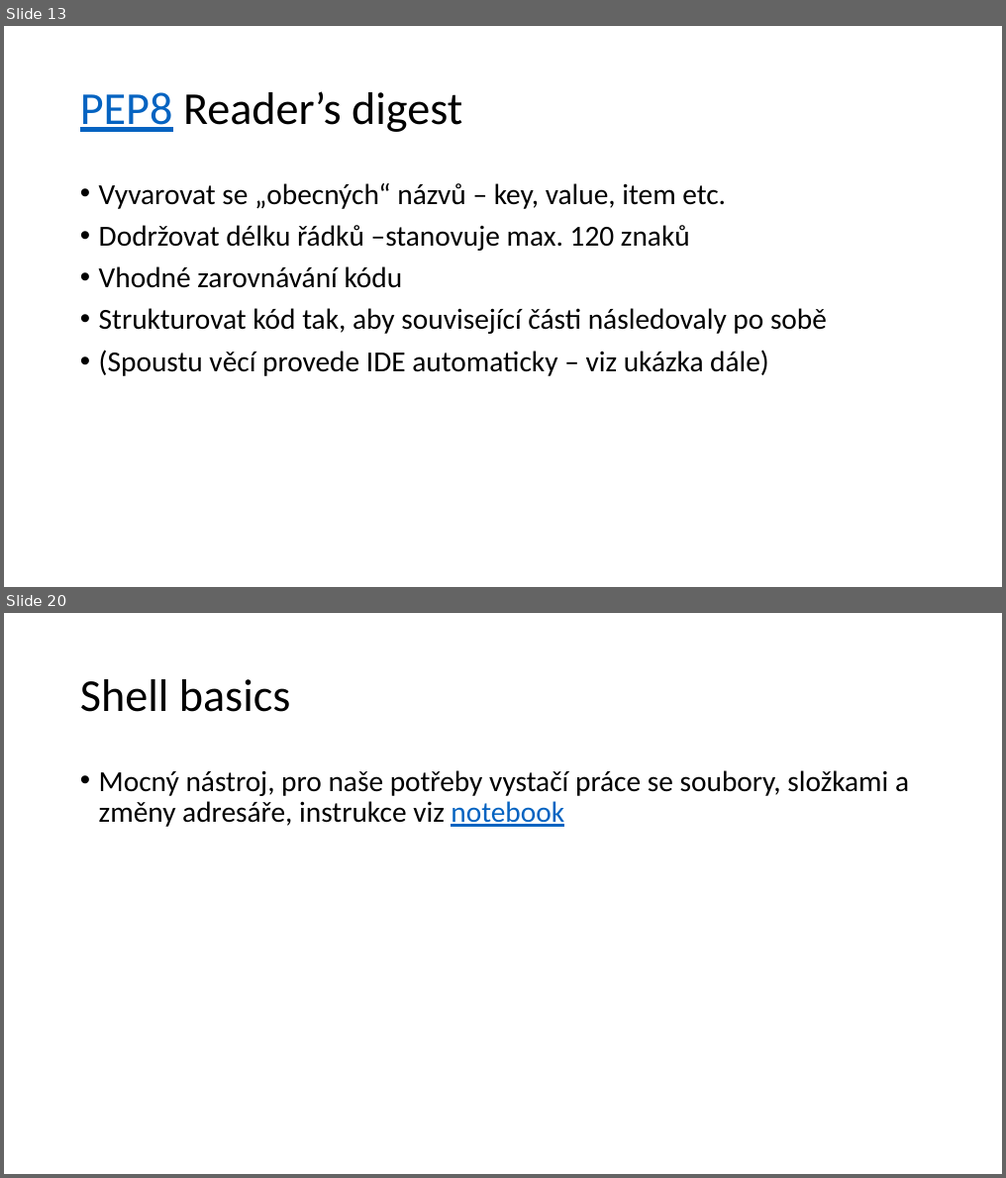
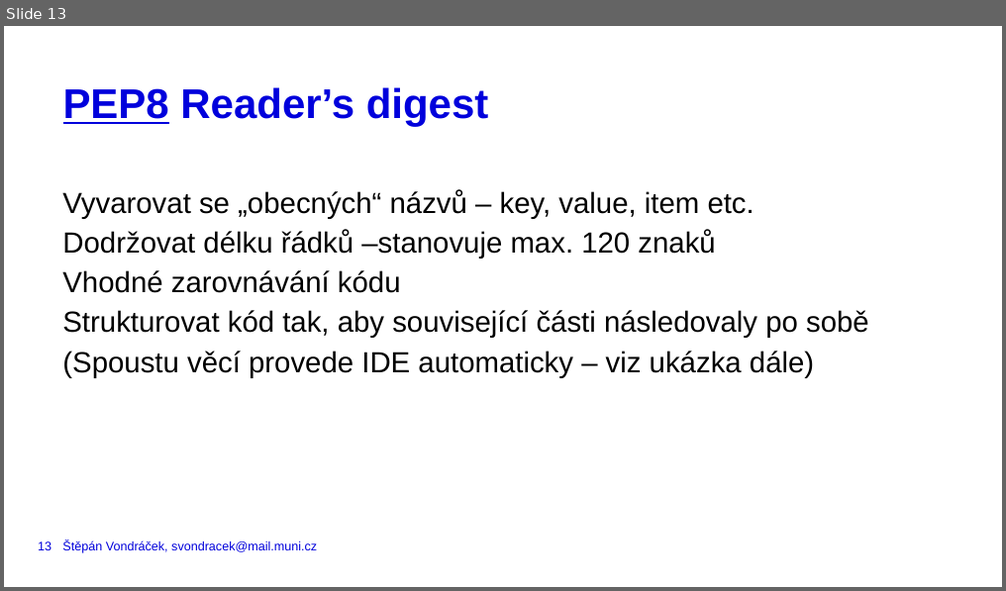
Before and after one commit to VondracekS/ESF_Workshop_BestCodingPractices, a slide deck: BCP_Workshop.pptx. Shown one above the other, each under a label of ours: slides 13 and 20 before the commit, slide 13 after it; the slides between them are not shown. The pictures are 1006x1178 and 1006x591 pixels, drawn with LibreOffice and Linux fonts; fonts in the diff are those of the drawing. Boxes give left, top, right and bottom in pixels: in the first picture for what was removed or moved away, otherwise in the second. Text is boxed around its words. In the diff, an @@ line names an element or a change of style, - is before the commit and + after.

Commit message:
moving presentation to MUNI template§

```diff
--- a/BCP_Workshop.pptx
+++ b/BCP_Workshop.pptx
@@ slide 20 removed at (x1=4, y1=613, x2=1002, y2=1174), background #FFFFFF @@
@@ title removed at (x1=80, y1=679, x2=291, y2=712) @@
-Shell basics
@@ text removed at (x1=99, y1=770, x2=909, y2=827) @@
-• Mocný nástroj, pro naše potřeby vystačí práce se soubory, složkami a změny adresáře, instrukce viz notebook
@@ slide 13 changed as well @@
@@ title "PEP8 Reader’s digest" moved from (x1=80, y1=91, x2=462, y2=132) to (x1=63, y1=87, x2=489, y2=126) @@
@@ title "PEP8 Reader’s digest" at (x1=63, y1=87, x2=489, y2=126): size 44 to 40 pt, font Calibri to Arial, bold on; text colour #0563C1 to #0000DC in "PEP8"; text colour #000000 to #0000DC in "Reader’s digest"; line spacing 0.9 to 40pt; vertical alignment middle to top @@
@@ text "Vyvarovat se „obecných“ názvů – ..." moved from (x1=99, y1=183, x2=827, y2=376) to (x1=62, y1=190, x2=869, y2=377) @@
@@ text "Vyvarovat se „obecných“ názvů – ..." at (x1=62, y1=190, x2=869, y2=377): font Calibri to Arial; bullet • to none; line spacing 0.9 to 1.14; less space between paragraphs @@
@@ page number added at (x1=38, y1=542, x2=52, y2=551), 12 pt, text #0000DC @@
+13
@@ text added at (x1=62, y1=541, x2=317, y2=554), 12 pt, text #0000DC @@
+Štěpán Vondráček, svondracek@mail.muni.cz
```
Also in this commit, not shown: 12 other slides changed, 6 slides added, 7 other slides removed.
